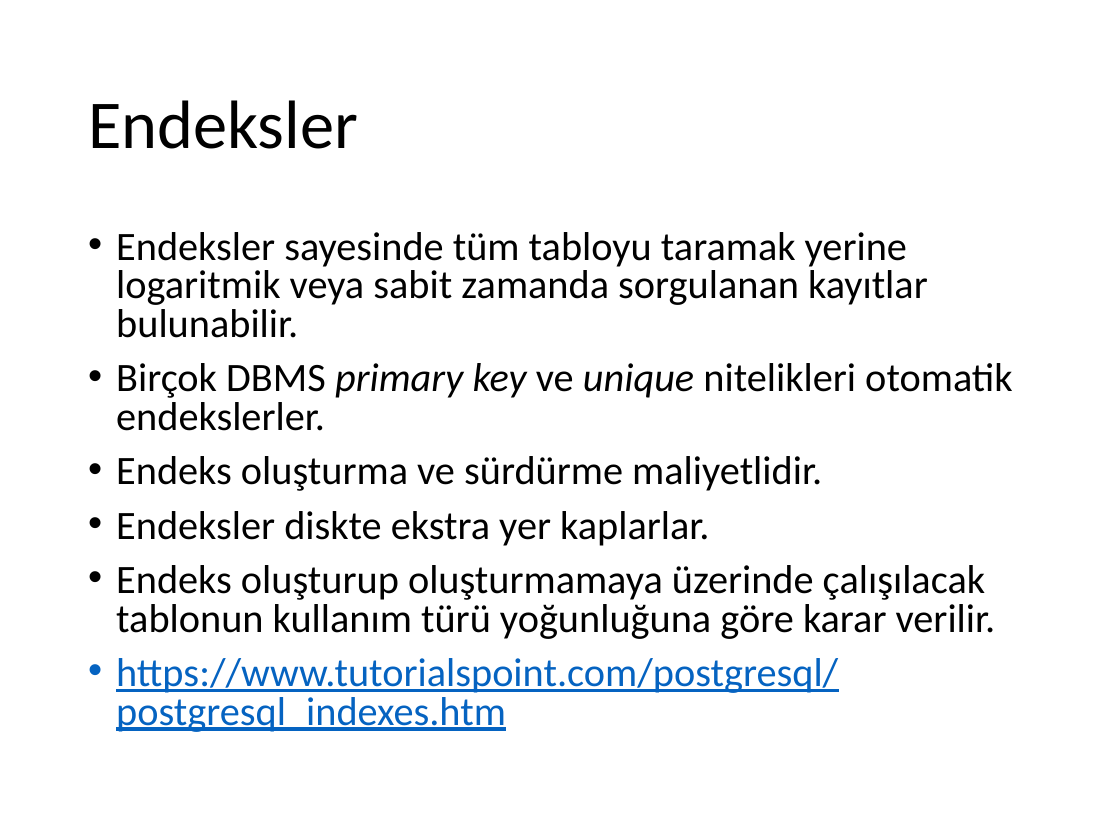
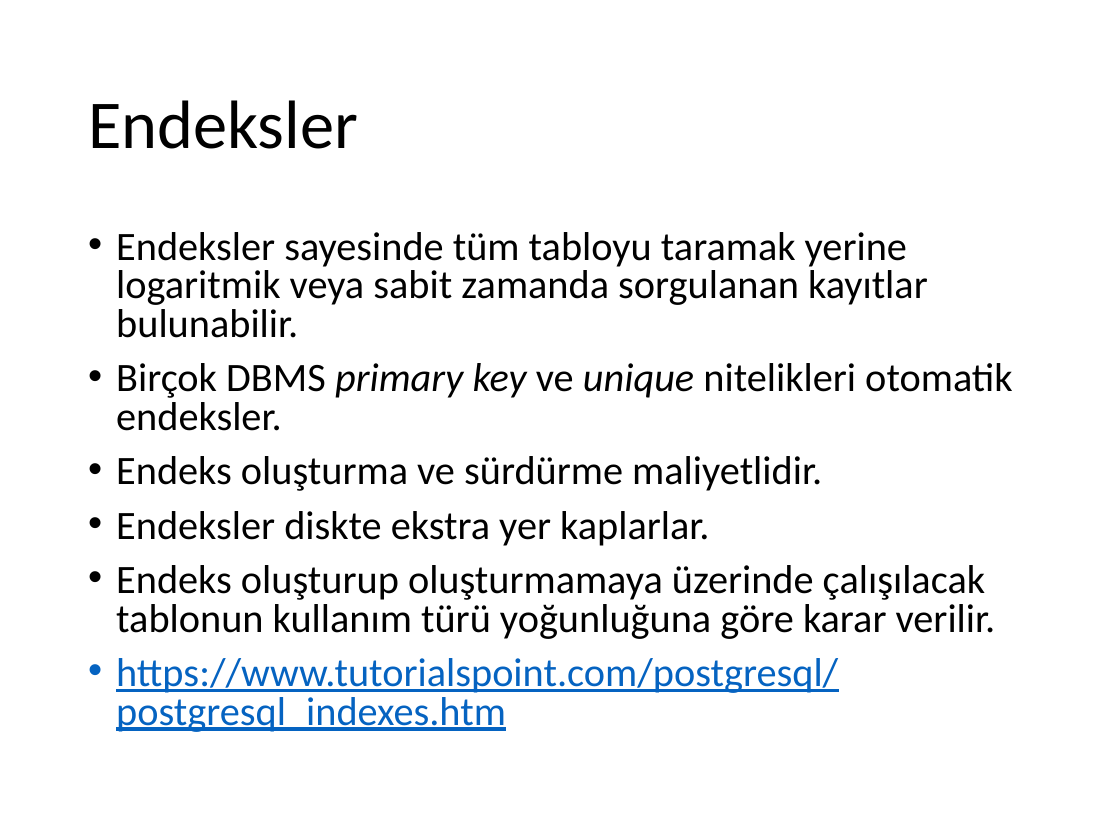
Before and after one commit to ihpar/dbms, a slide deck: slide 5 of Slides/Ders 9 Endeksler.pptx. Drawn at 1120x840 pixels with LibreOffice and Linux fonts; fonts in the diff are those of the drawing. Boxes give left, top, right and bottom in pixels: in the first picture for what was removed or moved away, otherwise in the second. Text is boxed around its words. In the diff, an @@ line names an element or a change of style, - is before the commit and + after.

Commit message:
adds lec 8, 9 slides

```diff
--- a/Slides/Ders 9 Endeksler.pptx
+++ b/Slides/Ders 9 Endeksler.pptx
@@ text at box(116, 363, 1013, 431): text changed @@
-• Birçok DBMS primary key ve unique nitelikleri otomatik endekslerler.
+• Birçok DBMS primary key ve unique nitelikleri otomatik endeksler.
```
Also in this commit, not shown: 2 other files.
